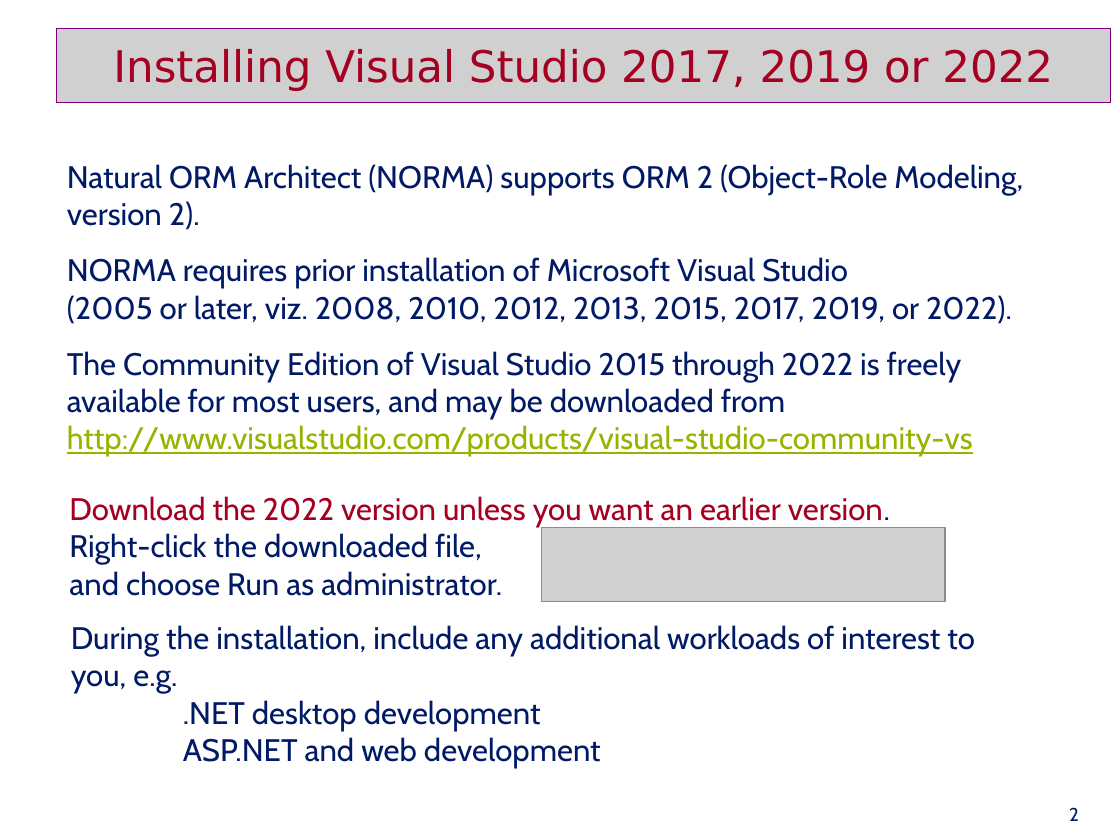
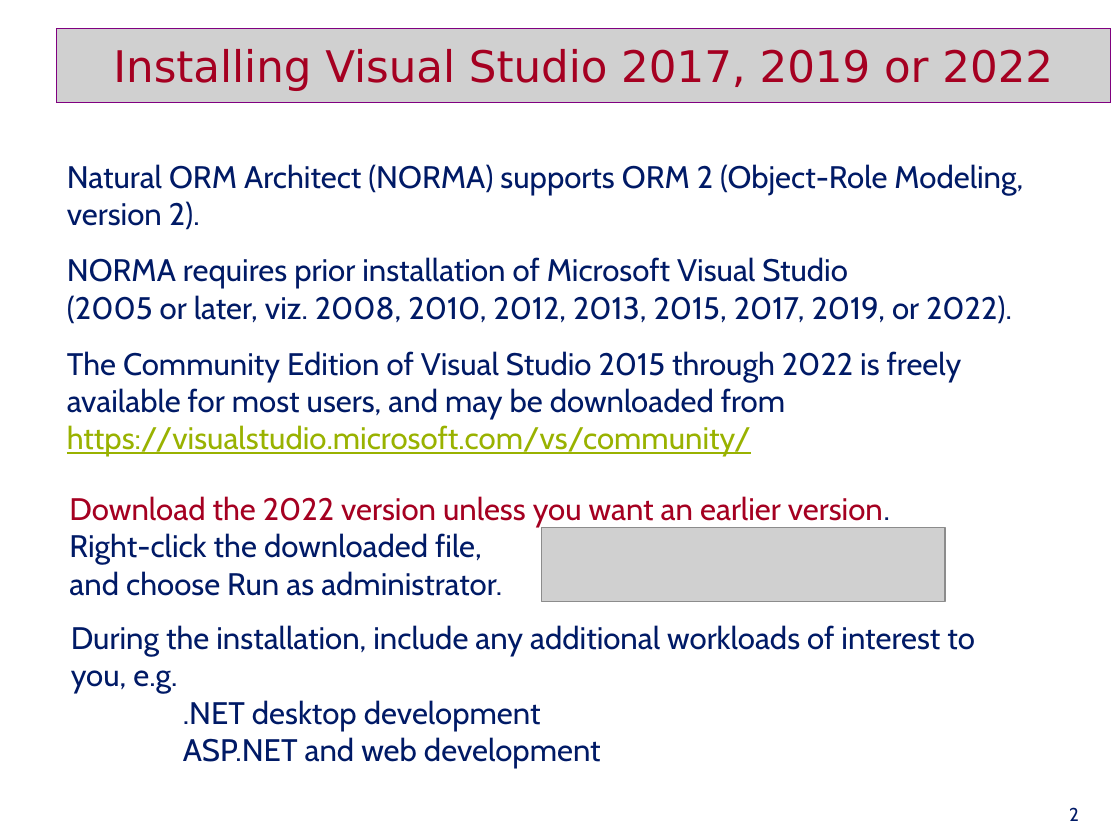
Before and after one commit to TerryHalpin/ORM, a slide deck: slide 2 of ppt/NORMA_Lab1_new.pptx. Drawn at 1120x840 pixels with LibreOffice and Linux fonts; fonts in the diff are those of the drawing; grey boxes stand for pictures. Boxes give left, top, right and bottom in pixels: in the first picture for what was removed or moved away, otherwise in the second. Text is boxed around its words. In the diff, an @@ line names an element or a change of style, - is before the commit and + after.

```diff
--- a/ppt/NORMA_Lab1_new.pptx
+++ b/ppt/NORMA_Lab1_new.pptx
@@ text at (67, 425, 751, 457): text changed @@
-http://www.visualstudio.com/products/visual-studio-community-vs
+https://visualstudio.microsoft.com/vs/community/
```
Also in this commit, not shown: 2 other slides changed.
